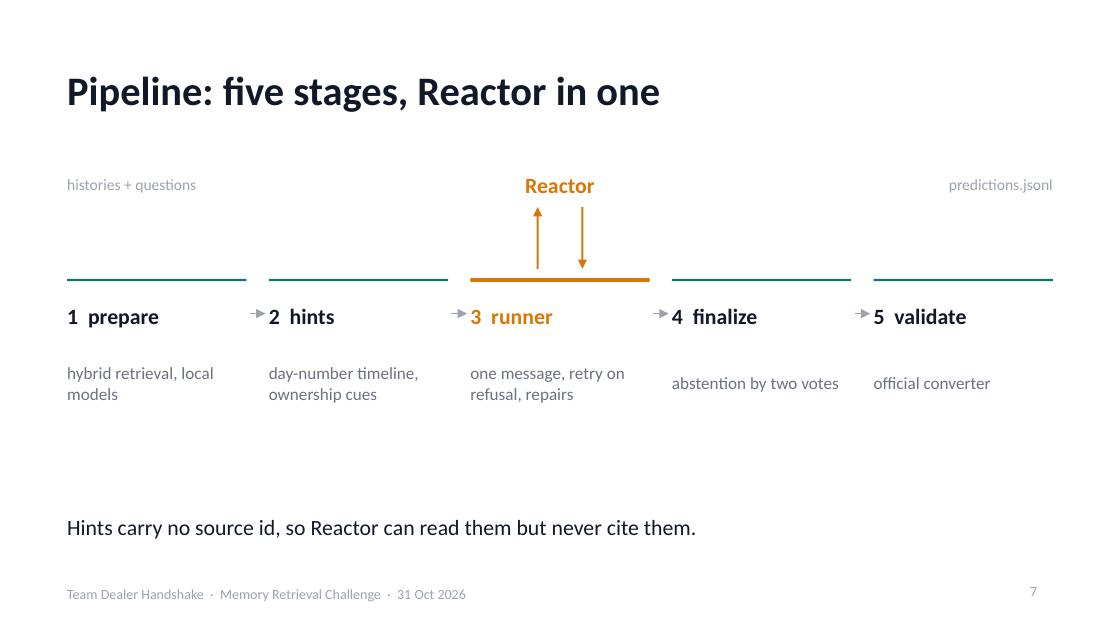
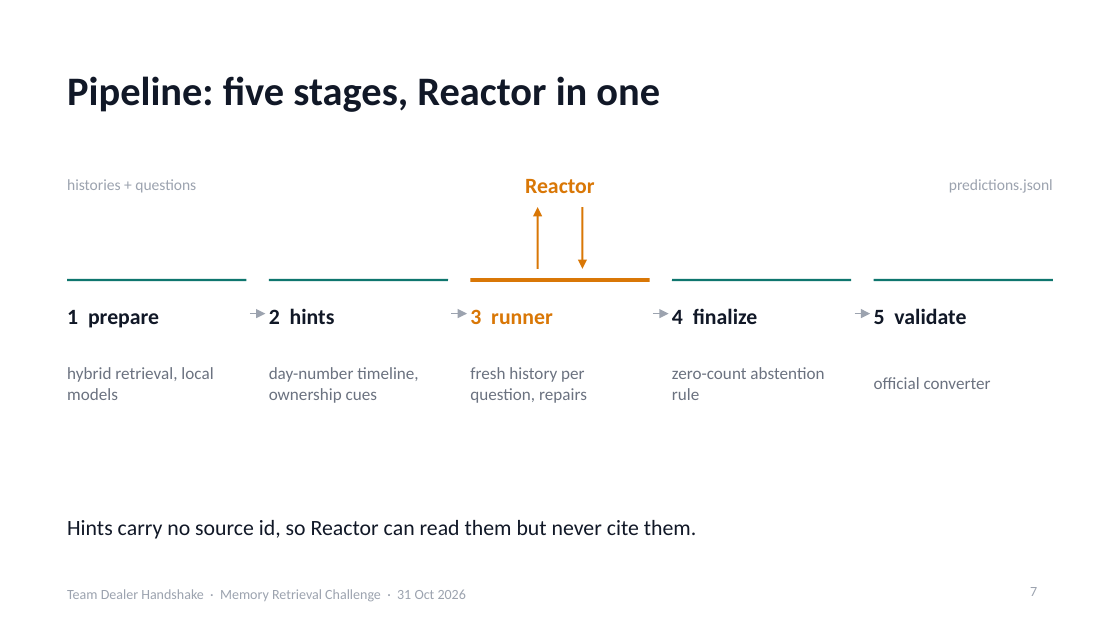
Before and after one commit to qavitalii/reactor_research, a slide deck: slide 7 of idea/slides.pptx. Drawn at 1120x630 pixels with LibreOffice and Linux fonts; fonts in the diff are those of the drawing. Boxes give left, top, right and bottom in pixels: in the first picture for what was removed or moved away, otherwise in the second. Text is boxed around its words. In the diff, an @@ line names an element or a change of style, - is before the commit and + after.

```diff
--- a/idea/slides.pptx
+++ b/idea/slides.pptx
@@ text at (470, 367, 587, 403): text changed @@
-one message, retry on refusal, repairs
+fresh history per question, repairs
@@ text at (672, 367, 824, 400): text changed @@
-abstention by two votes
+zero-count abstention rule
```
Also in this commit, not shown: 2 other slides changed, 1 other file.
